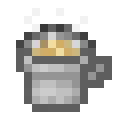
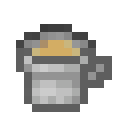
Layers edited between the first and the second 128 × 128 image:
hid "Brilho/Contraste 1" over [24, 8, 88, 56]
